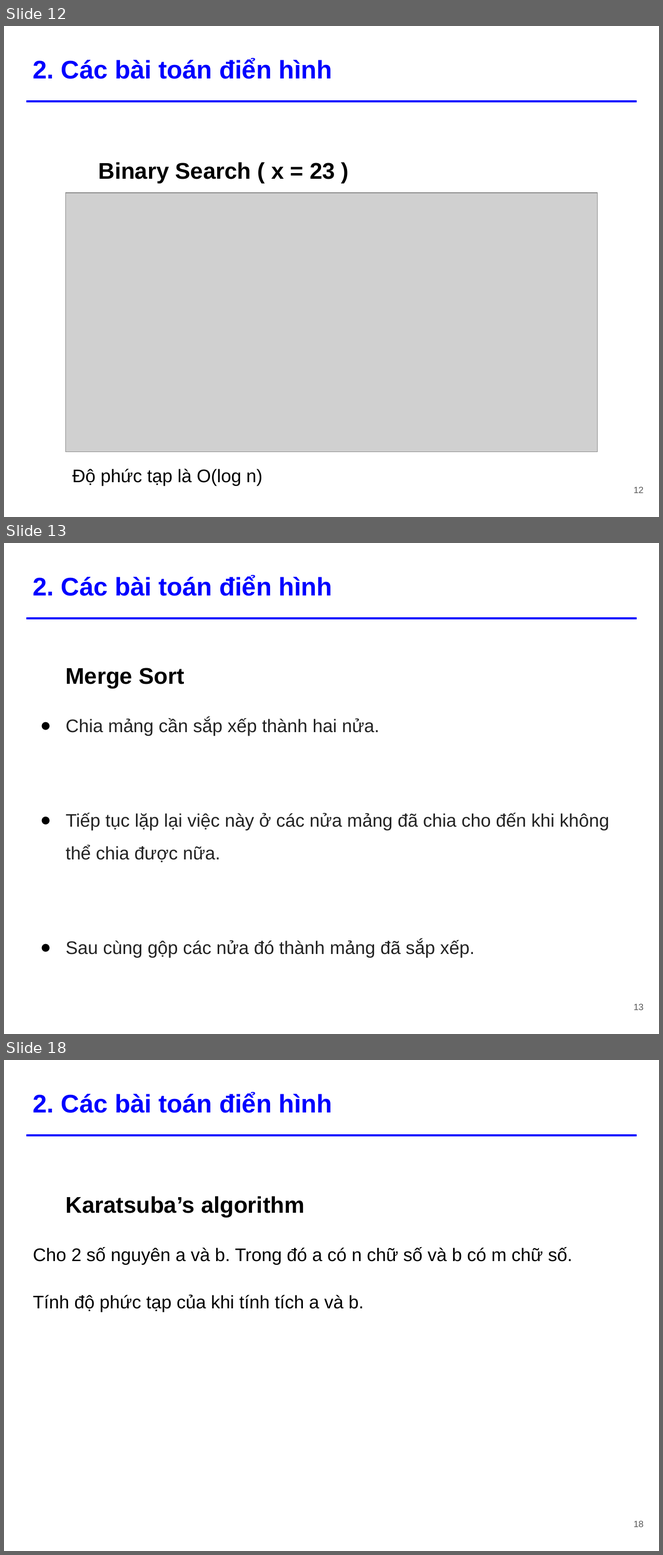
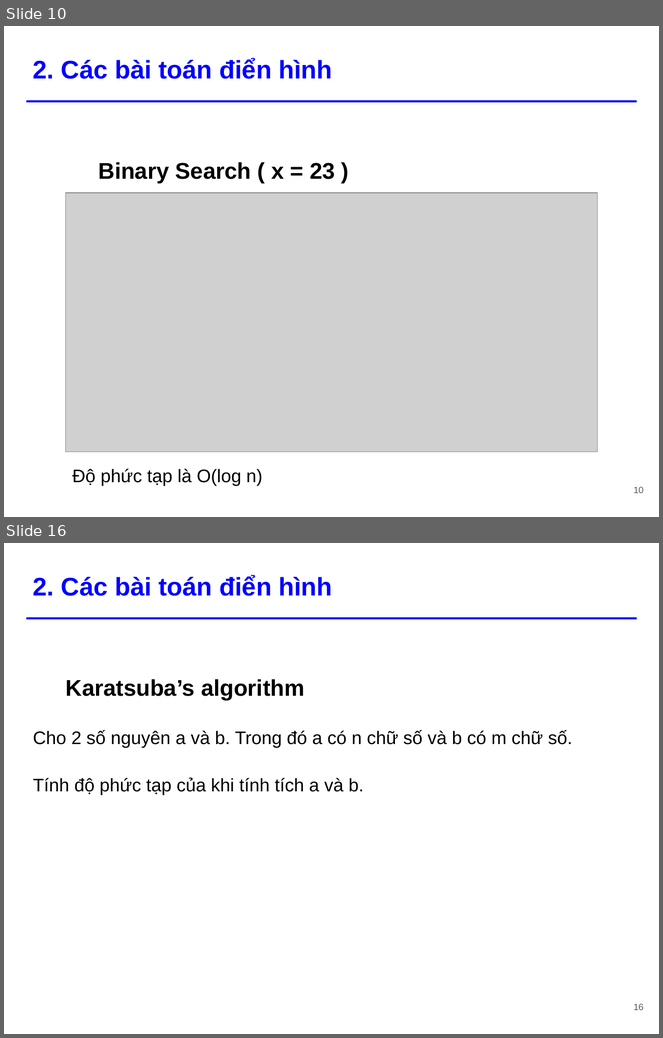
Before and after one commit to tiennvcs/CS112.L11.KHTN-DesignAnalysisAlgorithm, a slide deck: Seminar_DivideandConquer/[Seminar] Divide and Conquer.pptx. Shown one above the other, each under a label of ours: slides 12, 13 and 18 before the commit, slides 10 and 16 after it; the slides between them are not shown. The pictures are 663x1555 and 663x1038 pixels, drawn with LibreOffice and Linux fonts; fonts in the diff are those of the drawing; grey boxes stand for pictures. Boxes give left, top, right and bottom in pixels: in the first picture for what was removed or moved away, otherwise in the second. Text is boxed around its words. In the diff, an @@ line names an element or a change of style, - is before the commit and + after.

```diff
--- a/Seminar_DivideandConquer/[Seminar] Divide and Conquer.pptx
+++ b/Seminar_DivideandConquer/[Seminar] Divide and Conquer.pptx
@@ slide 13 removed at [4, 543, 659, 1034], background #FFFFFF; not listed: 1 template element that a slide beside it also shows @@
@@ title removed at [33, 575, 333, 596] @@
-2. Các bài toán điển hình
@@ text removed at [66, 668, 609, 957] @@
-Merge Sort
-● Chia mảng cần sắp xếp thành hai nửa.
-● Tiếp tục lặp lại việc này ở các nửa mảng đã chia cho đến khi không thể chia được nữa.
-● Sau cùng gộp các nửa đó thành mảng đã sắp xếp.
@@ page number removed at [634, 1004, 644, 1010] @@
-13
@@ what was slide 12 is now slide 10 @@
@@ page number at [634, 487, 644, 493]: text changed @@
-12
+10
@@ what was slide 18 is now slide 16 @@
@@ page number at [634, 1004, 644, 1010]: text changed @@
-18
+16
```
Also in this commit, not shown: 17 slides changed, 1 slide added, 2 other slides removed.
